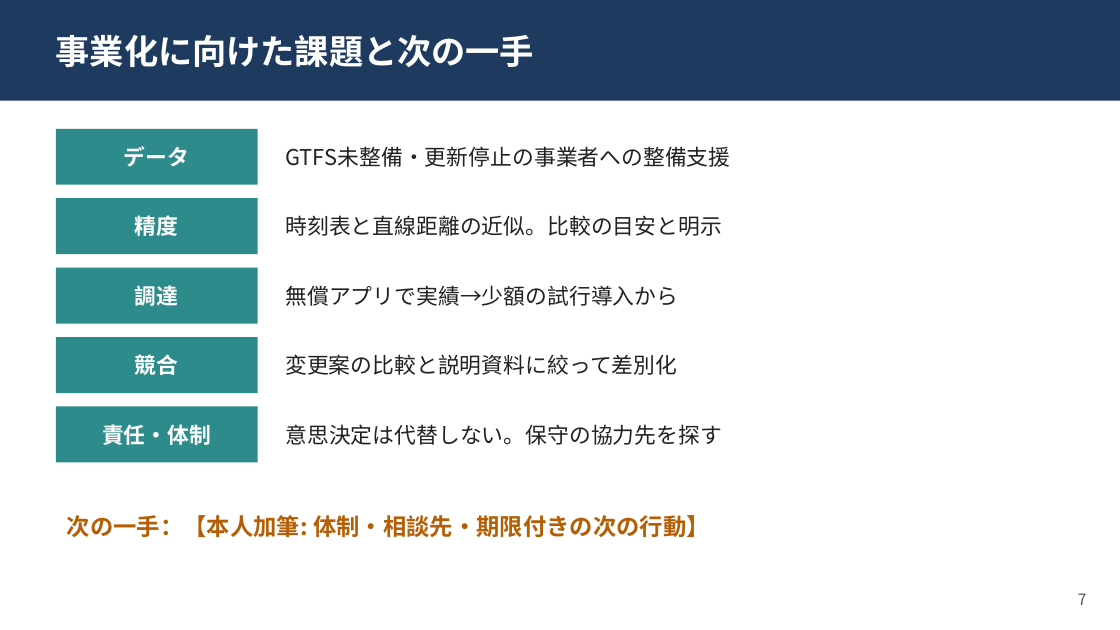
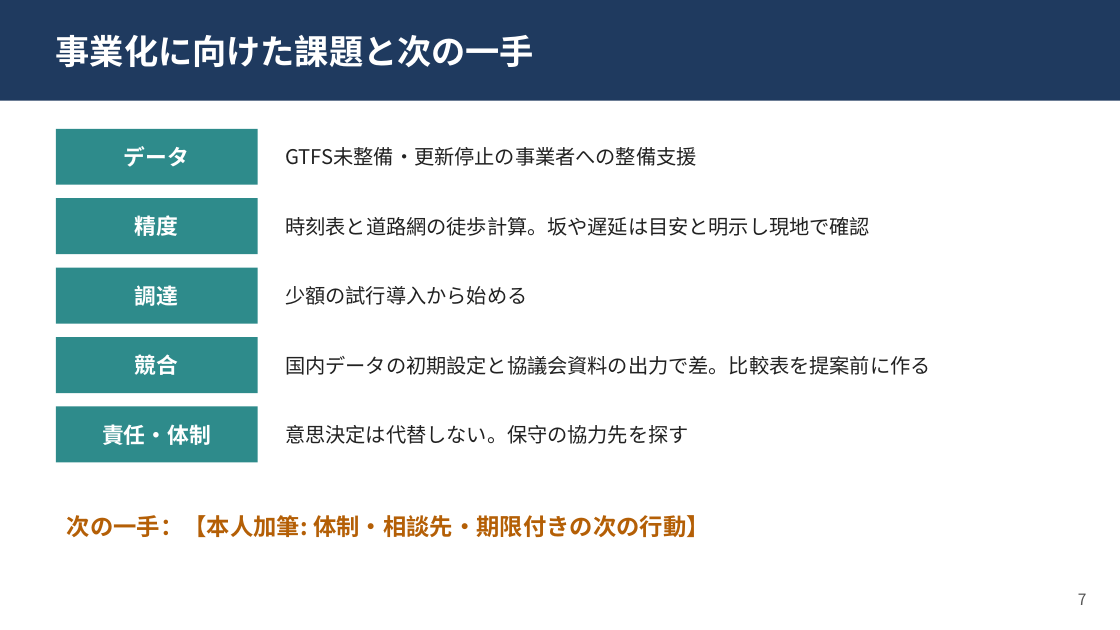
Before and after one commit to sota1111/geo-campaign-2026, a slide deck: slide 7 of contests/ichibiz-2026/submission/business/supplement/supplement.pptx. Drawn at 1120x630 pixels with LibreOffice and Linux fonts; fonts in the diff are those of the drawing. Boxes give left, top, right and bottom in pixels: in the first picture for what was removed or moved away, otherwise in the second. Text is boxed around its words. In the diff, an @@ line names an element or a change of style, - is before the commit and + after.

```diff
--- a/contests/ichibiz-2026/submission/business/supplement/supplement.pptx
+++ b/contests/ichibiz-2026/submission/business/supplement/supplement.pptx
@@ text "GTFS未整備・更新停止の事業者への整備支援" at [285, 147, 696, 166]: size 14 to 13 pt @@
@@ text at [285, 217, 870, 236]: text changed; size 14 to 13 pt @@
-時刻表と直線距離の近似。比較の目安と明示
+時刻表と道路網の徒歩計算。坂や遅延は目安と明示し現地で確認
@@ text at [285, 286, 527, 305]: text changed; size 14 to 13 pt @@
-無償アプリで実績→少額の試行導入から
+少額の試行導入から始める
@@ text at [285, 356, 930, 375]: text changed; size 14 to 13 pt @@
-変更案の比較と説明資料に絞って差別化
+国内データの初期設定と協議会資料の出力で差。比較表を提案前に作る
@@ text "意思決定は代替しない。保守の協力先を探す" at [285, 425, 688, 444]: size 14 to 13 pt @@
```
Also in this commit, not shown: 5 other slides changed, 1 slide added, 1 slide removed, 14 other files.
